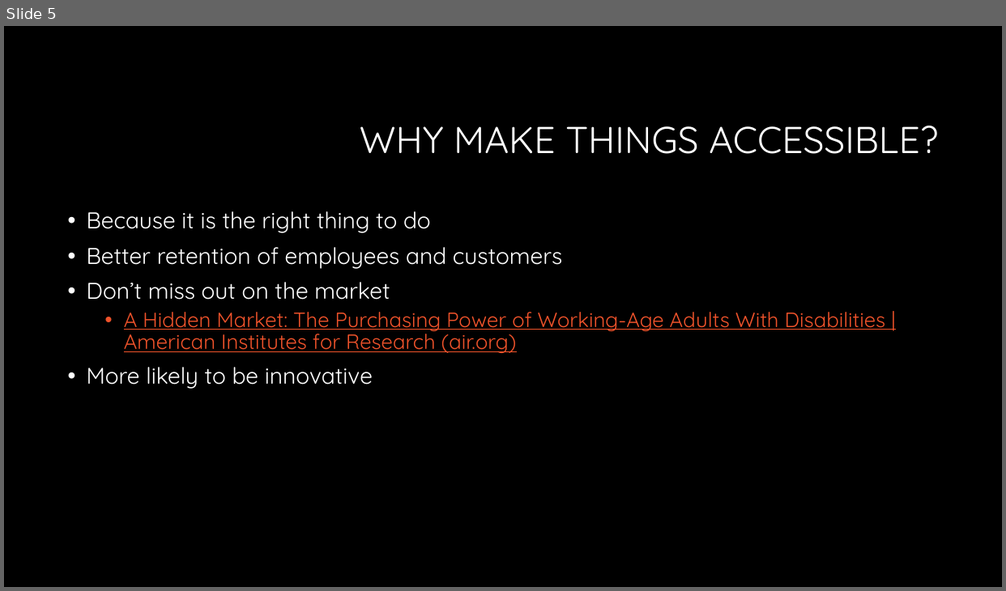
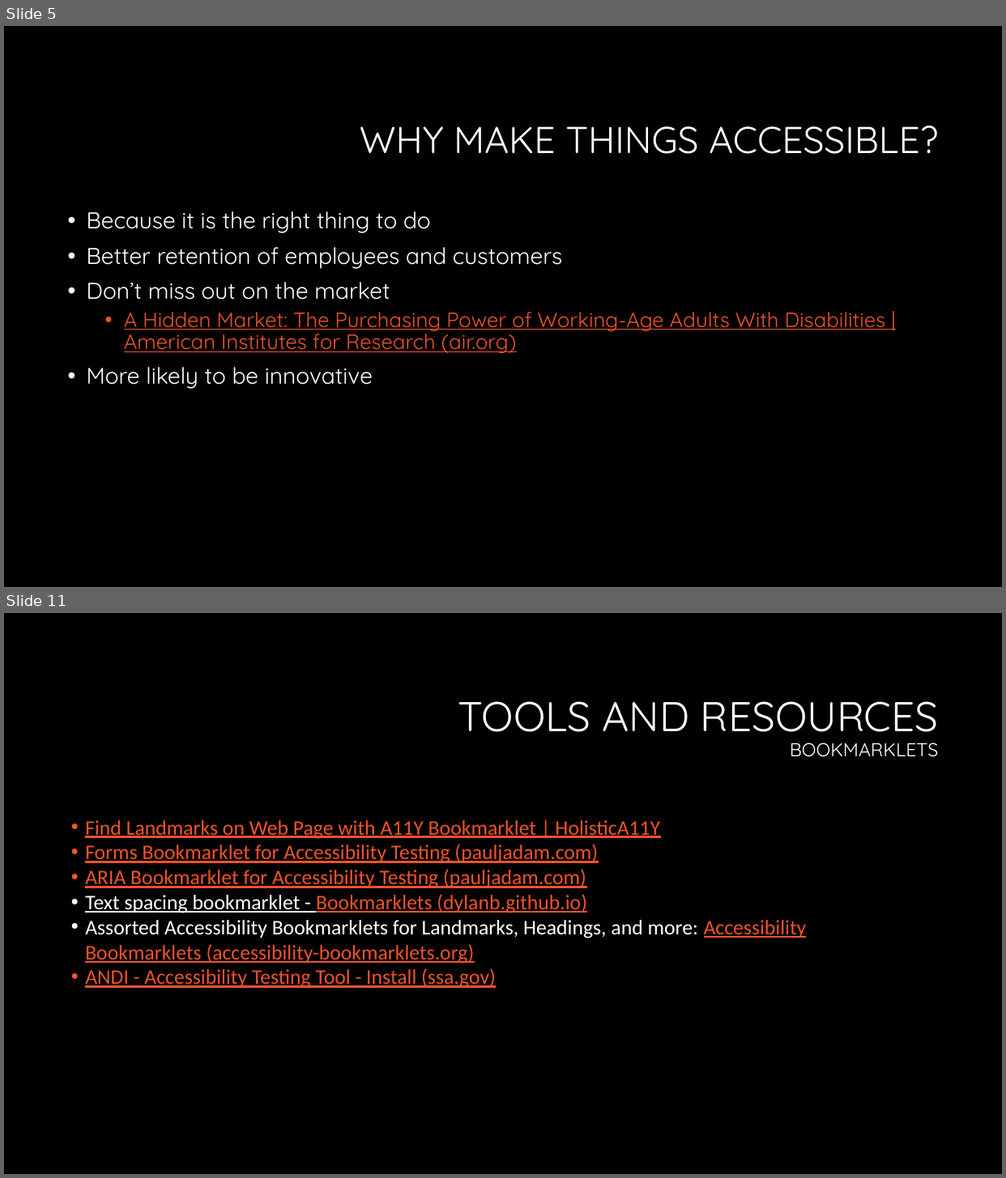
Before and after one commit to CorgiDev/A11y-Materials, a slide deck: Presenations/Upcoming Talk Drafts/2023_Accessibility Testing.pptx. Shown one above the other, each under a label of ours: slide 5 before the commit, slides 5 and 11 after it; the slides between them are not shown. The pictures are 1006x591 and 1006x1178 pixels, drawn with LibreOffice and Linux fonts; fonts in the diff are those of the drawing; background and template pictures are left out. Boxes give left, top, right and bottom in pixels: in the first picture for what was removed or moved away, otherwise in the second. Text is boxed around its words. In the diff, an @@ line names an element or a change of style, - is before the commit and + after.

```diff
--- a/Presenations/Upcoming Talk Drafts/2023_Accessibility Testing.pptx
+++ b/Presenations/Upcoming Talk Drafts/2023_Accessibility Testing.pptx
@@ slide 11 added at <box>4,613,1002,1174</box>, background #000000 @@
@@ title added at <box>458,701,938,757</box>, 40 pt, text #FFFFFF @@
+TOOLS AND RESOURCES
+BOOKMARKLETS
@@ text added at <box>85,820,807,988</box>, 20 pt, text #F0532B, underline @@
+• Find Landmarks on Web Page with A11Y Bookmarklet | HolisticA11Y
+• Forms Bookmarklet for Accessibility Testing (pauljadam.com)
+• ARIA Bookmarklet for Accessibility Testing (pauljadam.com)
+• Text spacing bookmarklet - Bookmarklets (dylanb.github.io)
+• Assorted Accessibility Bookmarklets for Landmarks, Headings, and more: Accessibility Bookmarklets (accessibility-bookmarklets.org)
+• ANDI - Accessibility Testing Tool - Install (ssa.gov)
```
Also in this commit, not shown: 4 slides changed, 5 other slides added.
